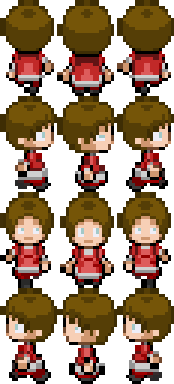
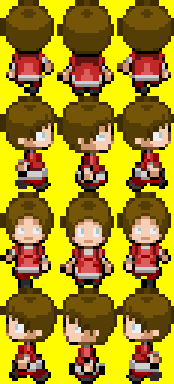
Layered file, before and after one edit (174px x 384px). Changes by layer:
showed "work background" over [0, 0, 174, 384]
